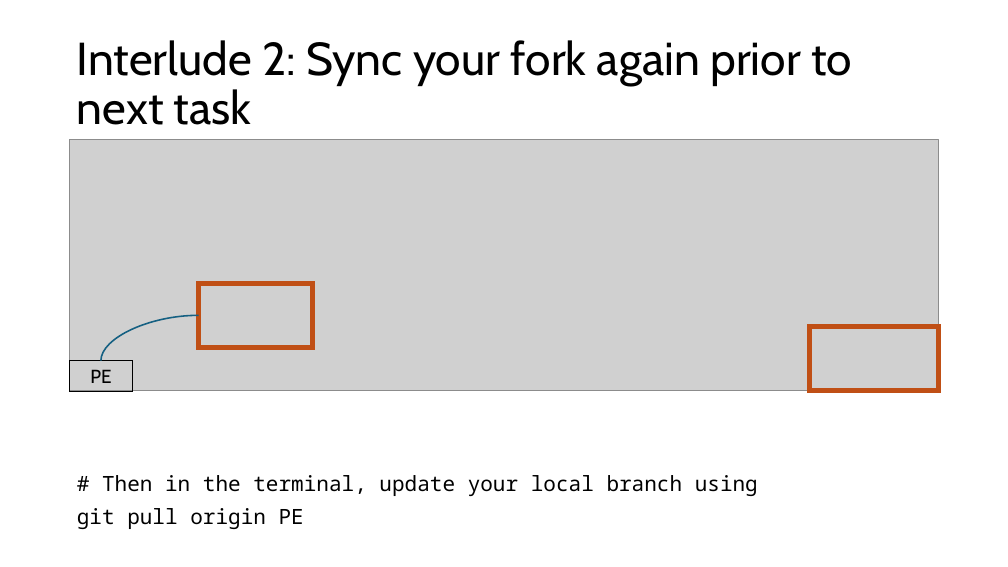
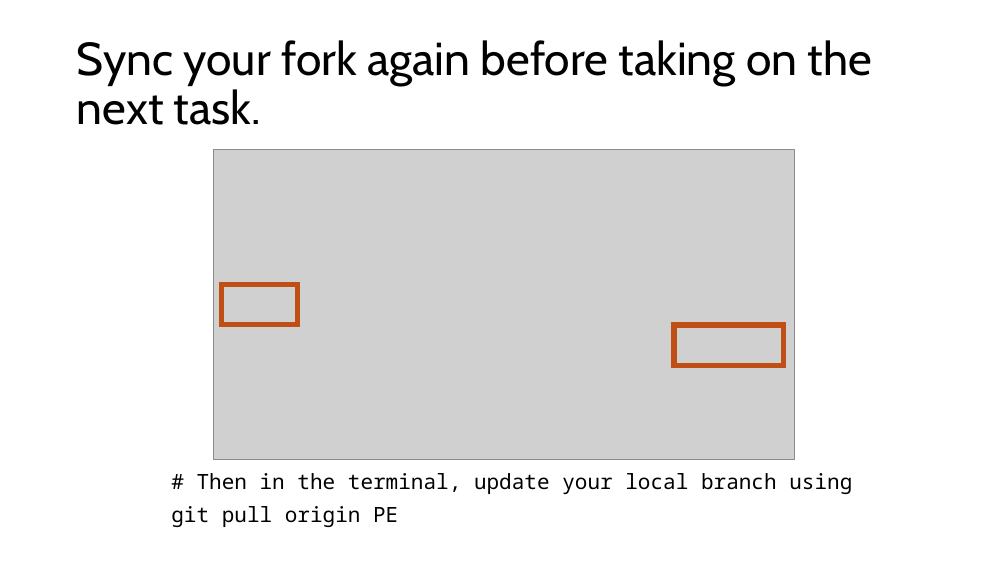
Before and after one commit to PrincetonUniversity/specfempp-notes, a slide deck: slide 18 of presentations/2025/03/Princeton_LLNL_Hackathon/Git_development_Workflow.pptx (slide 15 before the commit). Drawn at 1008x567 pixels with LibreOffice and Linux fonts; fonts in the diff are those of the drawing; grey boxes stand for pictures. Boxes give left, top, right and bottom in pixels: in the first picture for what was removed or moved away, otherwise in the second. Text is boxed around its words. In the diff, an @@ line names an element or a change of style, - is before the commit and + after.

```diff
--- a/presentations/2025/03/Princeton_LLNL_Hackathon/Git_development_Workflow.pptx
+++ b/presentations/2025/03/Princeton_LLNL_Hackathon/Git_development_Workflow.pptx
@@ title at (x1=77, y1=40, x2=872, y2=125): text changed @@
-Interlude 2: Sync your fork again prior to next task
+Sync your fork again before taking on the next task.
@@ picture resized from (x1=70, y1=140, x2=939, y2=391) to (x1=213, y1=149, x2=795, y2=460) @@
@@ rectangle resized from (x1=199, y1=284, x2=313, y2=347) to (x1=222, y1=284, x2=298, y2=325) @@
@@ curved line removed from (101, 361) to (199, 315) @@
@@ rectangle resized from (x1=810, y1=327, x2=939, y2=390) to (x1=675, y1=325, x2=784, y2=366) @@
@@ rectangle removed at (x1=70, y1=361, x2=133, y2=392) @@
-PE
@@ text "# Then in the terminal, ..." moved from (x1=77, y1=475, x2=758, y2=529) to (x1=171, y1=473, x2=852, y2=527) @@
```
Also in this commit, not shown: 5 other slides changed, 3 slides added.
